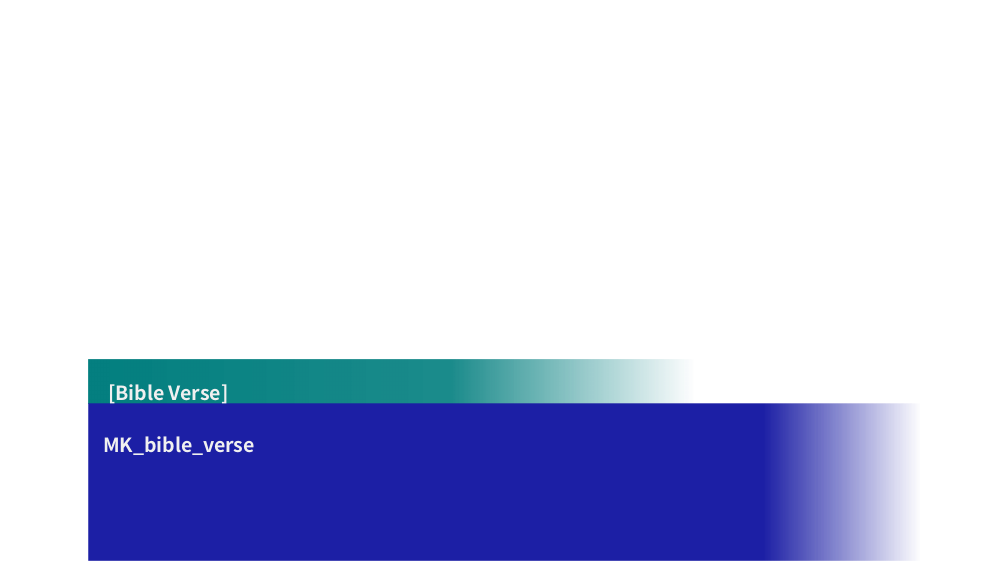
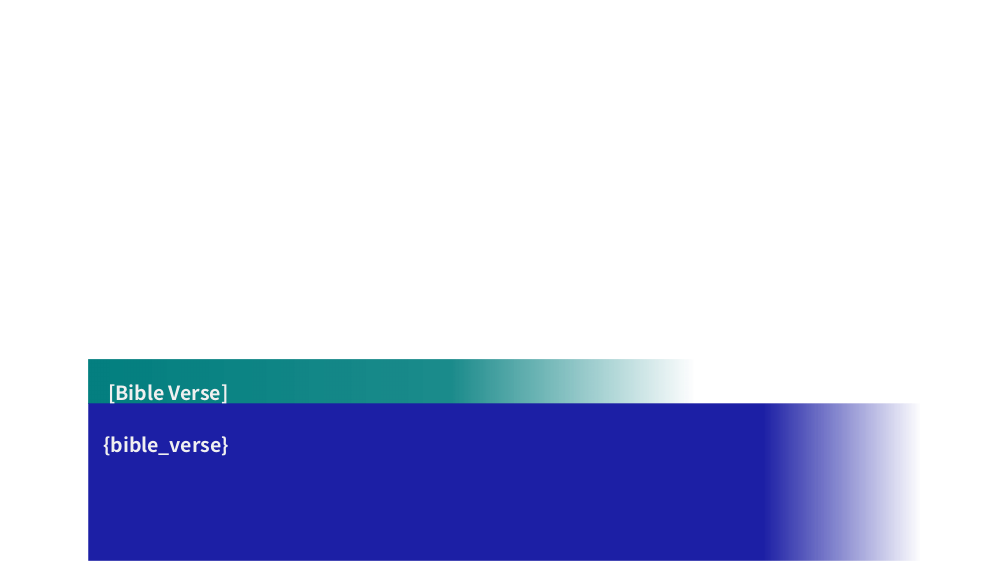
Before and after one commit to juria90/service_ppt, a slide deck: slide 9 of sample/Service-Template.pptx. Drawn at 1008x567 pixels with LibreOffice and Linux fonts; fonts in the diff are those of the drawing. Boxes give left, top, right and bottom in pixels: in the first picture for what was removed or moved away, otherwise in the second. Text is boxed around its words. In the diff, an @@ line names an element or a change of style, - is before the commit and + after.

Commit message:
Change find_replace to variable substitution with additional format for Bible verse and datetime.

```diff
--- a/sample/Service-Template.pptx
+++ b/sample/Service-Template.pptx
@@ text at [103,436,228,456]: text changed @@
-MK_bible_verse
+{bible_verse}
```
Also in this commit, not shown: 14 other slides changed, 13 other files.
